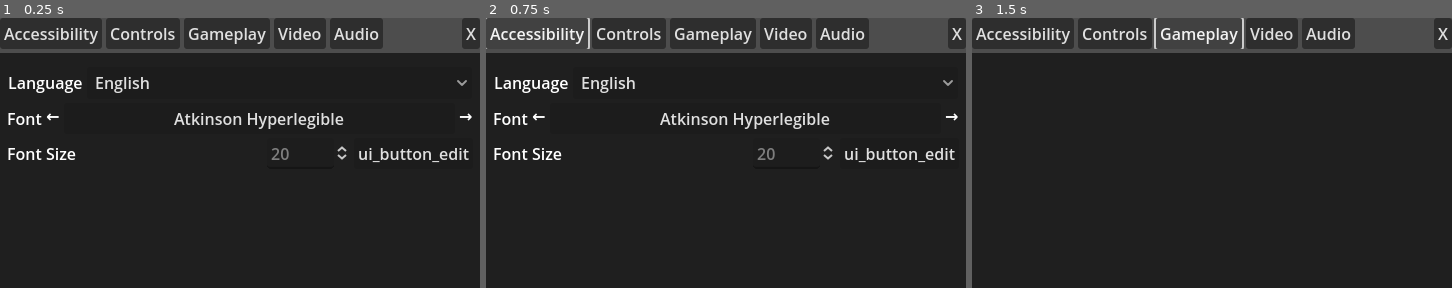
Above: before the commit, frames 1-3 (left to right).
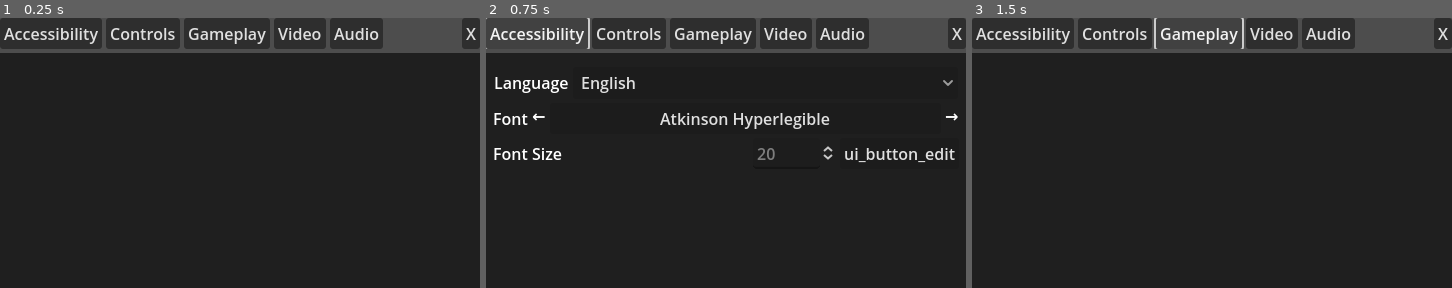
Above: after the commit, the same moments.

Repository: programnoir/GDTemplate
Game: Godot game, scene res://ui/ui_settings/ui-settings.tscn
Two runs of this game, one before a commit and one after it. Both use one fixed random seed, a clock stepped at 60 frames per second and the inputs below. This scene is started directly instead of the project's main scene.
Inputs:
- Up to frame 1 (0.25 s): no input
- Up to frame 2 (0.75 s): click "Accessibility" at 0.5 s
- Up to frame 3 (1.5 s): click "Gameplay" at 1.25 s

The runs differ from the first frame. In frame 1, 2.5% of the frame differs, in the area x 1-99%, y 21-54%; in frame 2, nothing differs; in frame 3, nothing differs.
Error in both runs: Cannot call method 'get_type_list' on a null value. (res://addons/gdtemplate/autoload/global-theme.gd:50)

Commit message:
Fixing focus neighbors in settings

Diff:
--- a/ui/ui_settings/ui-settings.tscn
+++ b/ui/ui_settings/ui-settings.tscn
@@ -111,6 +111,7 @@
 color = Color(0.0980392, 0.0980392, 0.0980392, 0.882353)
 
 [node name="VBCAccessibility" type="VBoxContainer" parent="VBCSettings/ColorRect"]
+visible = false
 layout_mode = 1
 anchors_preset = 15
 anchor_right = 1.0
@@ -214,7 +215,7 @@
 focus_neighbor_top = NodePath("../../HBCFonts/ButtonCycleFont")
 focus_neighbor_right = NodePath(".")
 focus_neighbor_bottom = NodePath(".")
-focus_next = NodePath("../../HBCLanguages/OptionButtonLanguage")
+focus_next = NodePath("../../../../HBCTabs/SCTabsWrap/HBCTabsClip/ButtonAccessibility")
 focus_previous = NodePath("../../HBCFonts/ButtonCycleFont")
 toggle_mode = true
 text = "ui_button_edit"
@@ -438,6 +439,12 @@
 [node name="CheckButtonFullscreen" type="CheckButton" parent="VBCSettings/ColorRect/VBCVideo"]
 layout_mode = 2
 size_flags_horizontal = 3
+focus_neighbor_left = NodePath(".")
+focus_neighbor_top = NodePath("../../../HBCTabs/SCTabsWrap/HBCTabsClip/ButtonVideo")
+focus_neighbor_right = NodePath(".")
+focus_neighbor_bottom = NodePath("../HBCWindowScale/ButtonWindowScaleUp")
+focus_next = NodePath("../HBCWindowScale/ButtonWindowScaleDown")
+focus_previous = NodePath("../../../HBCTabs/ButtonCloseSettings")
 text = "ui_label_fullscreen"
 
 [node name="HBCWindowScale" type="HBoxContainer" parent="VBCSettings/ColorRect/VBCVideo"]
@@ -454,6 +461,12 @@
 
 [node name="ButtonWindowScaleDown" type="Button" parent="VBCSettings/ColorRect/VBCVideo/HBCWindowScale"]
 layout_mode = 2
+focus_neighbor_left = NodePath(".")
+focus_neighbor_top = NodePath("../../../../HBCTabs/SCTabsWrap/HBCTabsClip/ButtonVideo")
+focus_neighbor_right = NodePath("../ButtonWindowScaleUp")
+focus_neighbor_bottom = NodePath("../../HBCGameScale/ButtonGameScaleDown")
+focus_next = NodePath("../ButtonWindowScaleUp")
+focus_previous = NodePath("../../CheckButtonFullscreen")
 text = " - "
 
 [node name="LabelWindowScale" type="Label" parent="VBCSettings/ColorRect/VBCVideo/HBCWindowScale"]
@@ -461,6 +474,12 @@
 
 [node name="ButtonWindowScaleUp" type="Button" parent="VBCSettings/ColorRect/VBCVideo/HBCWindowScale"]
 layout_mode = 2
+focus_neighbor_left = NodePath("../ButtonWindowScaleDown")
+focus_neighbor_top = NodePath("../../CheckButtonFullscreen")
+focus_neighbor_right = NodePath(".")
+focus_neighbor_bottom = NodePath("../../HBCGameScale/ButtonGameScaleUp")
+focus_next = NodePath("../../HBCGameScale/ButtonGameScaleDown")
+focus_previous = NodePath("../ButtonWindowScaleDown")
 text = " + "
 
 [node name="VSeparator2" type="VSeparator" parent="VBCSettings/ColorRect/VBCVideo/HBCWindowScale"]
@@ -481,6 +500,12 @@
 
 [node name="ButtonGameScaleDown" type="Button" parent="VBCSettings/ColorRect/VBCVideo/HBCGameScale"]
 layout_mode = 2
+focus_neighbor_left = NodePath(".")
+focus_neighbor_top = NodePath("../../HBCWindowScale/ButtonWindowScaleDown")
+focus_neighbor_right = NodePath("../ButtonGameScaleUp")
+focus_neighbor_bottom = NodePath(".")
+focus_next = NodePath("../ButtonGameScaleUp")
+focus_previous = NodePath("../../HBCWindowScale/ButtonWindowScaleUp")
 text = " - "
 
 [node name="LabelGameScale" type="Label" parent="VBCSettings/ColorRect/VBCVideo/HBCGameScale"]
@@ -488,6 +513,12 @@
 
 [node name="ButtonGameScaleUp" type="Button" parent="VBCSettings/ColorRect/VBCVideo/HBCGameScale"]
 layout_mode = 2
+focus_neighbor_left = NodePath("../ButtonGameScaleDown")
+focus_neighbor_top = NodePath("../../HBCWindowScale/ButtonWindowScaleUp")
+focus_neighbor_right = NodePath(".")
+focus_neighbor_bottom = NodePath(".")
+focus_next = NodePath("../../../../HBCTabs/SCTabsWrap/HBCTabsClip/ButtonAccessibility")
+focus_previous = NodePath("../ButtonGameScaleDown")
 text = " + "
 
 [node name="VSeparator2" type="VSeparator" parent="VBCSettings/ColorRect/VBCVideo/HBCGameScale"]
@@ -531,6 +562,10 @@
 [node name="HSliderVolumeMain" type="HSlider" parent="VBCSettings/ColorRect/VBCAudio/HBCAudio/GCVolume"]
 layout_mode = 2
 size_flags_horizontal = 3
+focus_neighbor_top = NodePath("../../../../../HBCTabs/SCTabsWrap/HBCTabsClip/ButtonAudio")
+focus_neighbor_bottom = NodePath("../HSliderVolumeMusic")
+focus_next = NodePath("../HSliderVolumeMusic")
+focus_previous = NodePath("../../../../../HBCTabs/ButtonCloseSettings")
 max_value = 1.0
 step = 0.05
 value = 1.0
@@ -543,6 +578,10 @@
 [node name="HSliderVolumeMusic" type="HSlider" parent="VBCSettings/ColorRect/VBCAudio/HBCAudio/GCVolume"]
 layout_mode = 2
 size_flags_horizontal = 3
+focus_neighbor_top = NodePath("../HSliderVolumeMain")
+focus_neighbor_bottom = NodePath("../HSliderVolumeSFX")
+focus_next = NodePath("../HSliderVolumeSFX")
+focus_previous = NodePath("../HSliderVolumeMain")
 max_value = 1.0
 step = 0.05
 value = 1.0
@@ -556,6 +595,10 @@
 [node name="HSliderVolumeSFX" type="HSlider" parent="VBCSettings/ColorRect/VBCAudio/HBCAudio/GCVolume"]
 layout_mode = 2
 size_flags_horizontal = 3
+focus_neighbor_top = NodePath("../HSliderVolumeMusic")
+focus_neighbor_bottom = NodePath("../HSliderVolumeVoice")
+focus_next = NodePath("../HSliderVolumeVoice")
+focus_previous = NodePath("../HSliderVolumeMusic")
 max_value = 1.0
 step = 0.05
 value = 1.0
@@ -569,6 +612,10 @@
 [node name="HSliderVolumeVoice" type="HSlider" parent="VBCSettings/ColorRect/VBCAudio/HBCAudio/GCVolume"]
 layout_mode = 2
 size_flags_horizontal = 3
+focus_neighbor_top = NodePath("../HSliderVolumeSFX")
+focus_neighbor_bottom = NodePath(".")
+focus_next = NodePath("../../../../../HBCTabs/SCTabsWrap/HBCTabsClip/ButtonAccessibility")
+focus_previous = NodePath("../HSliderVolumeSFX")
 max_value = 1.0
 step = 0.05
 value = 1.0
